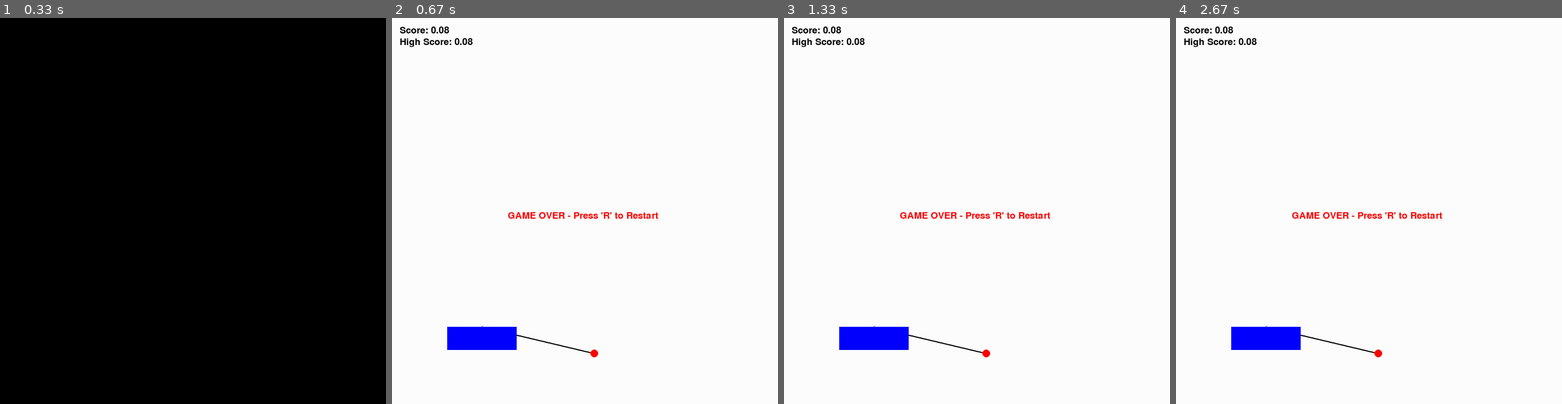
Above: before the commit, frames 1-4 (left to right).
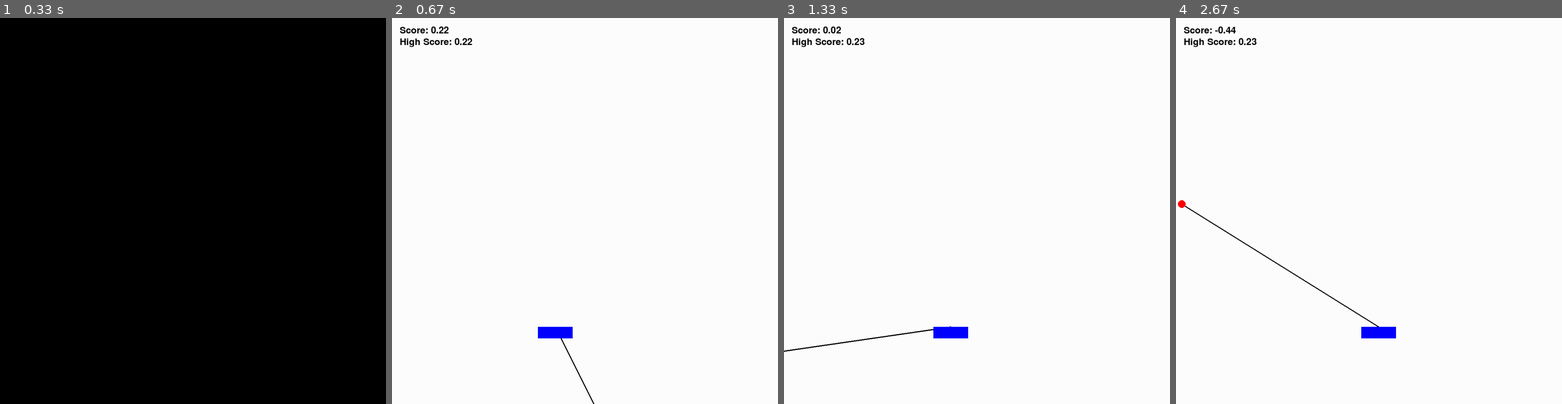
Above: after the commit, the same moments.

Repository: Nicosoh/Inverted-Pendulum-with-Haptics
Game: pygame game, started from pygame_test.py
Same seed, same stepped clock (60 frames per second), same inputs: the game is played once before the commit and once after it.
Inputs (mouse positions are in pixels of both pictures, inside the frame that each line leads up to):
- Up to frame 1 (0.33 s): no input
- Up to frame 2 (0.67 s): tap E at 0.33 s
- Up to frame 3 (1.33 s): click (884, 214) at 0.72 s; click (1034, 75) at 1.05 s
- Up to frame 4 (2.67 s): click (1376, 79) at 1.38 s; click (1372, 253) at 1.72 s; click (1469, 272) at 2.05 s; click (1469, 176) at 2.38 s

Frame 1 is identical in both runs. In frame 2, 2.0% of the frame differs, in the area x 12-69%, y 2-100%; in frame 3, 2.0%; in frame 4, 2.2%, in the area x 0-69%, y 2-88%.

Commit message:
updated equations of motion with damping

Diff:
--- a/pygame_test.py
+++ b/pygame_test.py
@@ -3,17 +3,17 @@
 from pygame.locals import *
 
 # Define physical constants in SI units
-M = 1.0
-m = 0.5
+M = 5.0
+m = 1.0
 g = -9.81
-l = 0.5
+l = 2.0
 dt = 0.01
 cart_width = 0.3
 cart_height = 0.1
 cart_y_coord = 800
 
 # Define scaling factors to convert SI units to pixels
-scale_factor = 600
+scale_factor = 300
 
 # Pygame settings
 WIDTH = 1000
@@ -30,8 +30,11 @@
 x1_ref_SI = 0.0
 prev_x_SI = 0.0
 
-K = 1000
-D = 0.01
+K = 200
+D = 10
+
+d_cart = 1.0 # Cart Damping
+d_theta = 3.0
 
 # Score variables
 score = 0.0
@@ -52,14 +55,16 @@
 def convert_to_pixels(value, scale_factor):
     return int(value * scale_factor)
 
-def update_physics(theta, theta_dot, F):
+def update_physics(theta, theta_dot, x1_dot, F):
     cos_theta = np.cos(theta)
     sin_theta = np.sin(theta)
-    denominator = M + m - m * sin_theta ** 2
+    # denominator = M + m - m * sin_theta ** 2
+    denominator = M + m - m * cos_theta ** 2
 
-    theta_ddot = (-m * l * cos_theta * sin_theta * theta_dot ** 2 + F * cos_theta + (M + m) * g * sin_theta) / (3 * l * denominator)
-    x1_ddot = (-m * l * sin_theta * theta_dot ** 2 + m * g * cos_theta * sin_theta + F) / denominator
-
+    # theta_ddot = (-m * l * cos_theta * sin_theta * theta_dot ** 2 + F * cos_theta + (M + m) * g * sin_theta) / (3 * l * denominator)
+    # x1_ddot = (-m * l * sin_theta * theta_dot ** 2 + m * g * cos_theta * sin_theta + F) / denominator
+    theta_ddot = ((m + M ) * g * sin_theta - cos_theta * (m * l * theta_dot**2 * sin_theta - d_cart * x1_dot) + cos_theta * F - theta_dot * d_theta) / denominator
+    x1_ddot = (-m * g * cos_theta * sin_theta + m * l * theta_dot**2 * sin_theta - d_cart * x1_dot + F) / denominator
     return x1_ddot, theta_ddot
 
 def draw_system(x1, theta, score, high_score, game_over):
@@ -101,6 +106,7 @@
                     theta_dot_SI = 0.0
                     x1_ddot_SI = 0.0
                     theta_ddot_SI = 0.0
+                    prev_x_SI = x1_ref_SI
                     score = 0.0
                     simulation_time = 0.0
                     game_over = False
@@ -115,8 +121,8 @@
 
             x1_dot_SI = (x1_SI - prev_x_SI) / dt
             F = K * (x1_ref_SI - x1_SI) - D * x1_dot_SI
-
-            x1_ddot_SI, theta_ddot_SI = update_physics(theta_SI, theta_dot_SI, F)
+            print(F)
+            x1_ddot_SI, theta_ddot_SI = update_physics(theta_SI, theta_dot_SI, x1_dot_SI, F)
 
             x1_dot_SI += x1_ddot_SI * dt
             x1_SI += x1_dot_SI * dt
@@ -127,7 +133,7 @@
 
             # **Check if pendulum crosses the horizontal**
             if theta_SI <= np.pi / 2 or theta_SI >= 3 * np.pi / 2:
-                game_over = True
+                # game_over = True
                 print("GAME OVER! Pendulum fell past horizontal.")
 
             # **Score Calculation:**
@@ -142,7 +148,7 @@
                 print("GAME OVER! Time limit reached.")
 
             x1_pixels = convert_to_pixels(x1_SI, scale_factor)
-            print(x1_pixels + WIDTH // 2, theta_SI, score, high_score, game_over)
+
             draw_system(x1_pixels + WIDTH / 2, theta_SI, score, high_score, game_over)
             pygame.display.flip()
 
